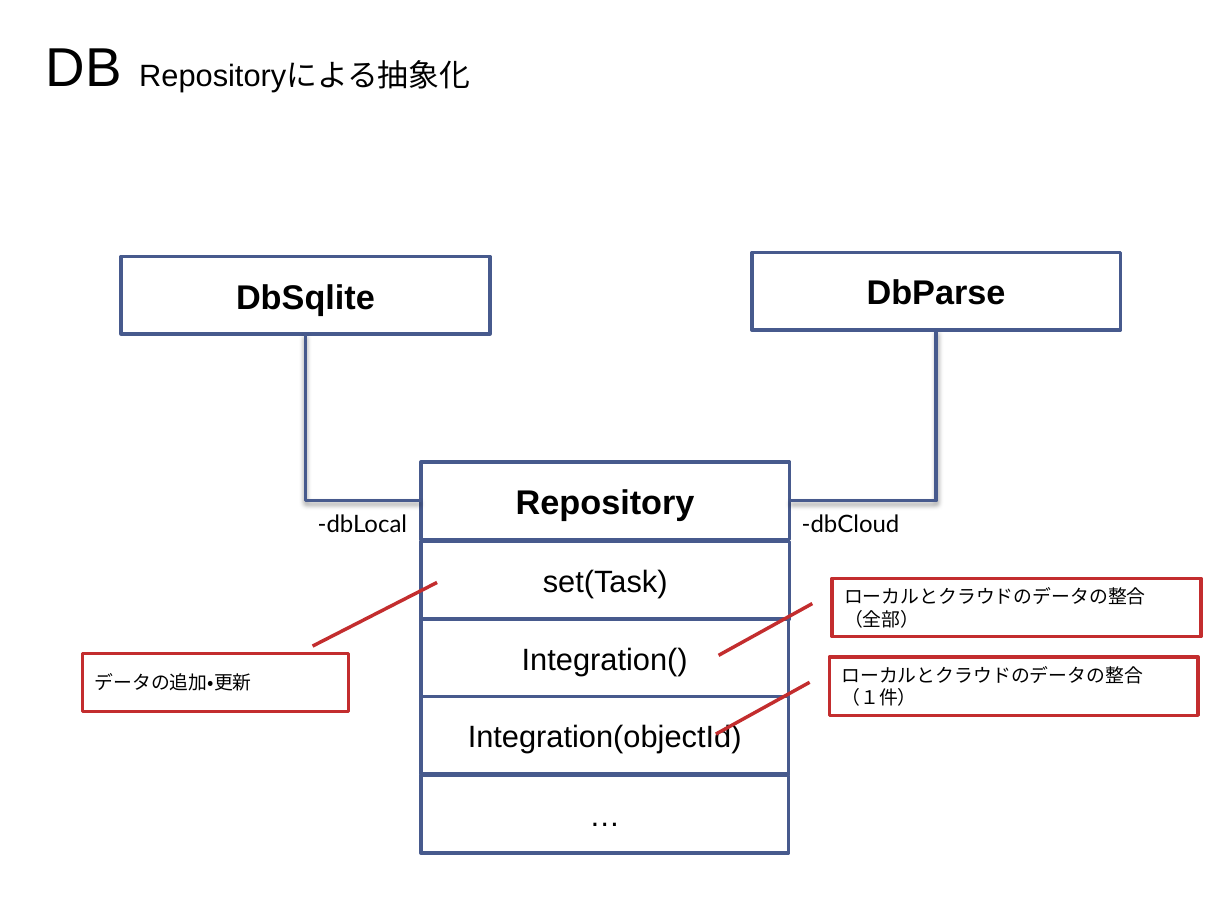
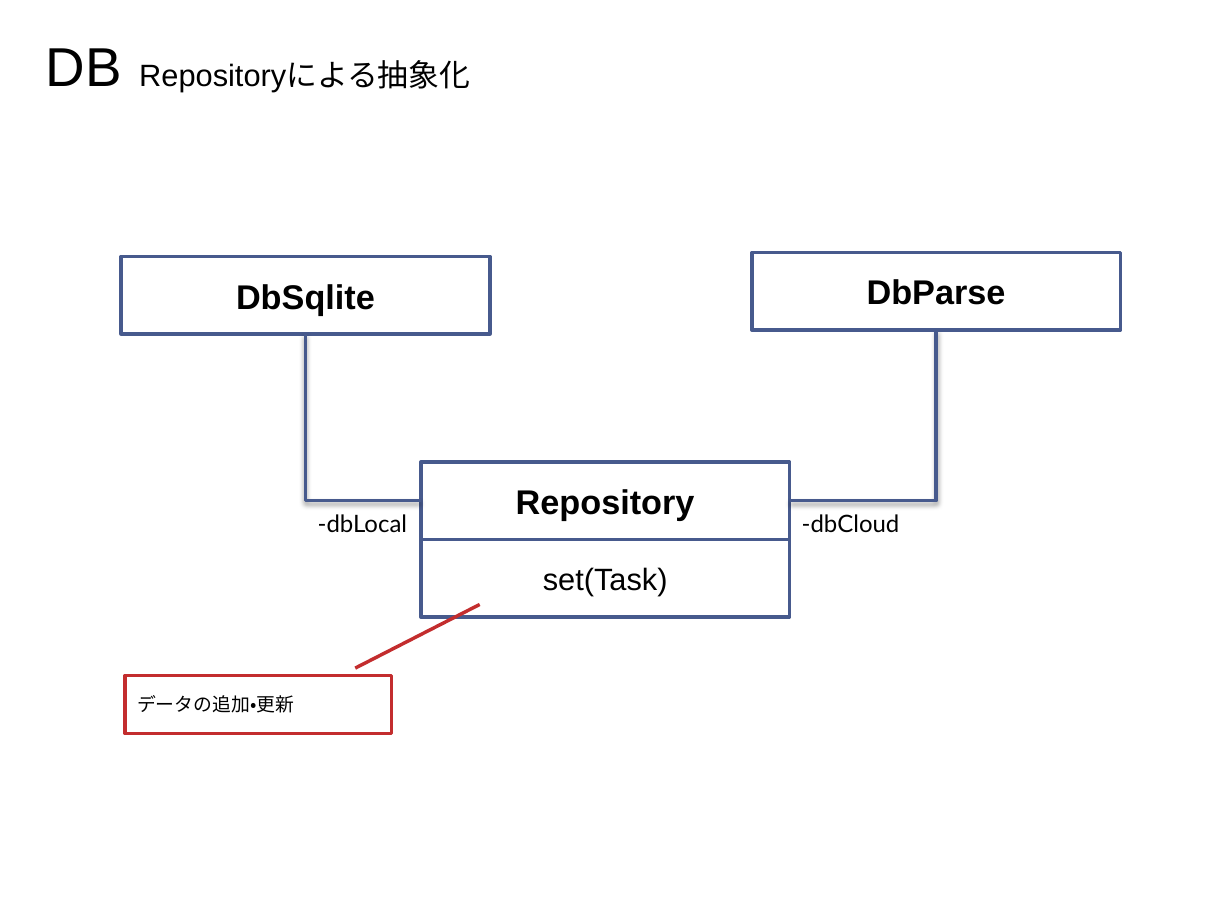
Before and after one commit to furuya02/ToDoApp, a slide deck: slide 9 of doc/ToDoApp.pptx (slide 10 before the commit). Drawn at 1232x924 pixels with LibreOffice and Linux fonts; fonts in the diff are those of the drawing. Boxes give left, top, right and bottom in pixels: in the first picture for what was removed or moved away, otherwise in the second. Text is boxed around its words. In the diff, an @@ line names an element or a change of style, - is before the commit and + after.

```diff
--- a/doc/ToDoApp.pptx
+++ b/doc/ToDoApp.pptx
@@ border callout removed at (832, 578, 1200, 636) @@
-ローカルとクラウドのデータの整合
-（全部）
@@ rectangle removed at (421, 618, 788, 696) @@
-Integration()
@@ border callout removed at (829, 657, 1198, 715) @@
-ローカルとクラウドのデータの整合
-（１件）
@@ border callout "データの追加・更新": place and size @@
-border callout "データの追加・更新" at (83, 653, 349, 711)
+border callout "データの追加・更新" at (126, 675, 392, 733)
@@ rectangle removed at (421, 696, 788, 774) @@
-Integration(objectId)
@@ rectangle removed at (421, 776, 788, 854) @@
-…
```
Also in this commit, not shown: 16 other slides changed, 3 slides added, 4 slides removed, 4 other files.
